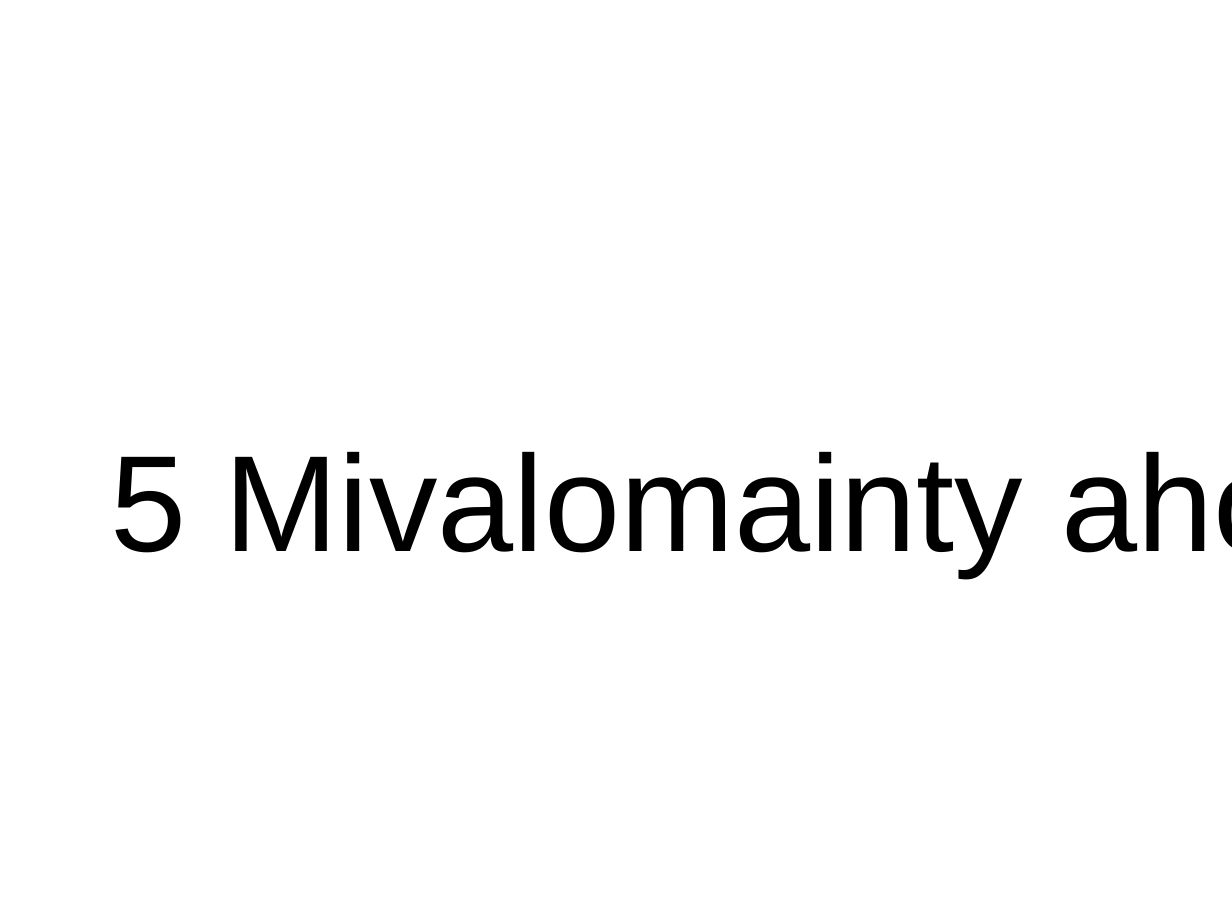
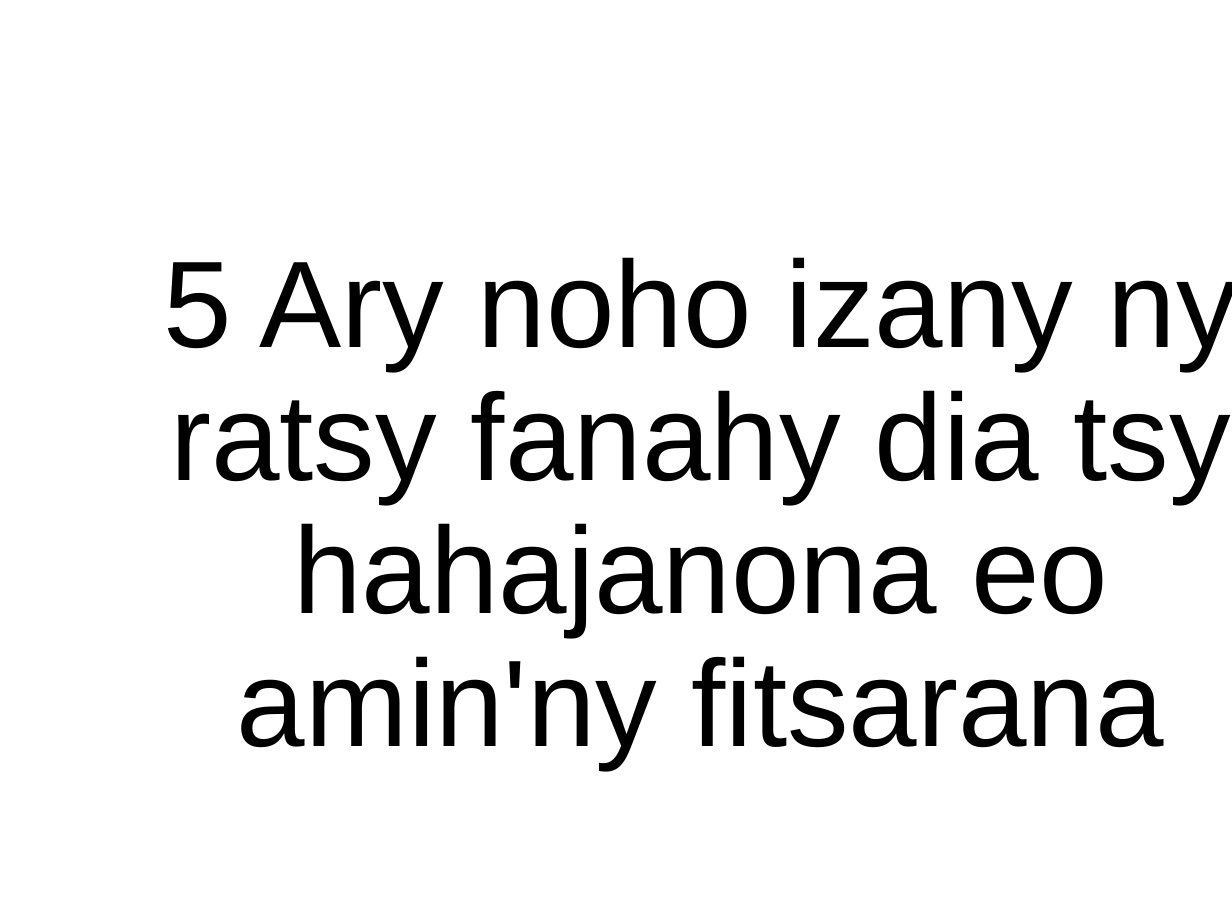
Before and after one commit to tsioryrovantsoa/baiboly-to-powerpoint, a slide deck: slide 10 of test.pptx. Drawn at 1232x924 pixels with LibreOffice and Linux fonts; fonts in the diff are those of the drawing; background and template pictures are left out. Boxes give left, top, right and bottom in pixels: in the first picture for what was removed or moved away, otherwise in the second. Text is boxed around its words. In the diff, an @@ line names an element or a change of style, - is before the commit and + after.

```diff
--- a/test.pptx
+++ b/test.pptx
@@ title at <box>163,257,1232,768</box>: text changed; size 80 to 72 pt @@
-5 Mivalomainty aho
+5 Ary noho izany ny ratsy fanahy dia tsy hahajanona eo amin'ny fitsarana
```
Also in this commit, not shown: 9 other slides changed, 1 slide added, 9 slides removed.
